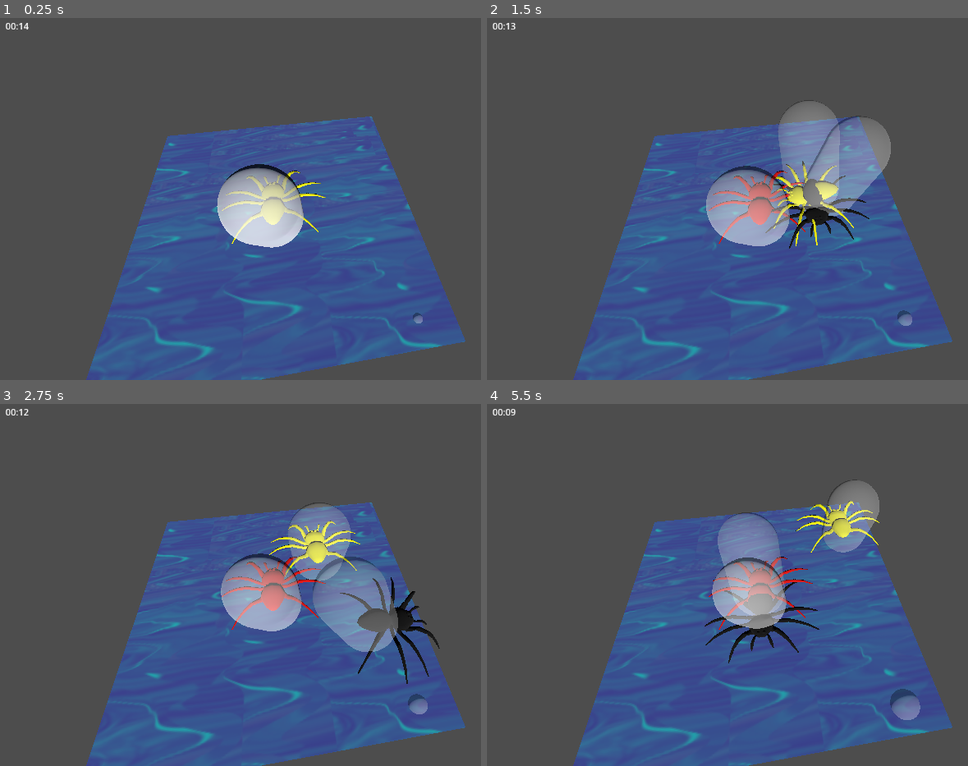
Above: before the commit, frames 1-4 (two rows, left to right).
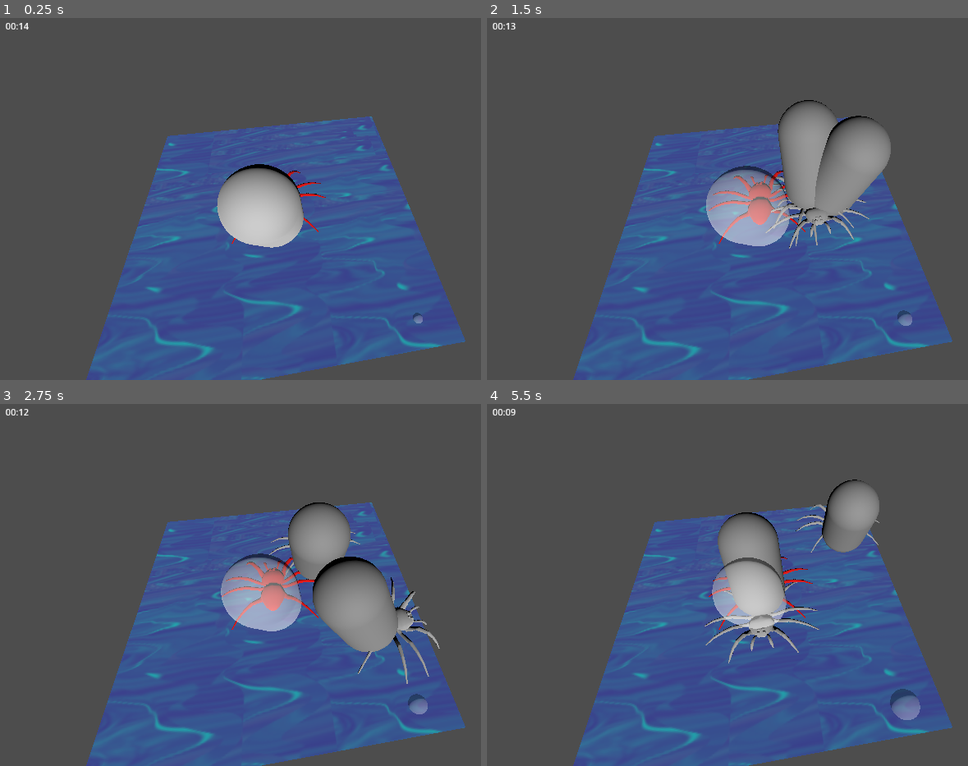
Above: after the commit, the same moments.

Repository: justfordoener/ggj_2025
Game: Godot game, scene res://scenes/level_coop.tscn
The game is run twice, just before and just after one commit, with the same random seed, the same clock (stepped at 60 frames per second) and the same inputs.
Inputs:
- Up to frame 1 (0.25 s): no input
- Up to frame 2 (1.5 s): hold Right (ui_right) 0.53-1.28 s; hold F 0.53-1.28 s; hold Down (ui_down) from 1.28 s (still down); tap H at 1.35 s
- Up to frame 3 (2.75 s): release Down (ui_down) at 2.03 s; hold Right (ui_right) from 2.03 s (still down); hold T from 2.03 s (still down)
- Up to frame 4 (5.5 s): release Right (ui_right) at 2.78 s; release T at 2.78 s; hold Up (ui_up) 2.78-3.53 s; tap G at 2.85 s; hold F 3.53-4.28 s; hold Left (ui_left) 3.53-5.03 s; tap H at 4.35 s; hold Down (ui_down) from 5.03 s (still down); hold T from 5.03 s (still down)

The runs differ from the first frame. In frame 1, 3.2% of the frame differs, in the area x 45-68%, y 40-64%; in frame 2, 5.0%; in frame 3, 6.0%, in the area x 55-92%, y 27-78%; in frame 4, 4.4%.
Error after the commit: Attempt to call function 'get_active_material' in base 'null instance' on a null instance. (res://scripts/spider2.gd:20)

Commit message:
collision fix for obstacles

Diff:
--- a/scenes/level_test.tscn
+++ b/scenes/level_test.tscn
@@ -6,6 +6,7 @@
 [ext_resource type="PackedScene" uid="uid://iey3ayvuv7r" path="res://scenes/spider_3.tscn" id="4_m6k3c"]
 [ext_resource type="PackedScene" uid="uid://csrdby87501h7" path="res://scenes/spider_4.tscn" id="5_aehma"]
 [ext_resource type="PackedScene" uid="uid://oge4drkjke1h" path="res://scenes/timer.tscn" id="6_o1v6f"]
+[ext_resource type="PackedScene" uid="uid://sdmlr3kuybxu" path="res://scenes/obstacle.tscn" id="7_d4kxs"]
 
 [sub_resource type="PlaneMesh" id="PlaneMesh_b2i4f"]
 
@@ -35,15 +36,25 @@
 
 [node name="spider1" parent="." instance=ExtResource("2_cnn5f")]
 transform = Transform3D(0.2, 0, 0, 0, 0.2, 0, 0, 0, 0.2, 0.150087, 0.1, -0.653281)
+collision_layer = 1
 
-[node name="spider" parent="." instance=ExtResource("3_0s65w")]
+[node name="spider4" parent="." instance=ExtResource("3_0s65w")]
 transform = Transform3D(0.2, 0, 0, 0, 0.2, 0, 0, 0, 0.2, -1.036, 0.1, -0.866616)
+collision_layer = 1
+player_num = "4"
 
 [node name="spider2" parent="." instance=ExtResource("4_m6k3c")]
 transform = Transform3D(0.2, 0, 0, 0, 0.2, 0, 0, 0, 0.2, 0.105021, 0.1, 1.36308)
+collision_layer = 1
+player_num = "2"
 
 [node name="spider3" parent="." instance=ExtResource("5_aehma")]
 transform = Transform3D(0.2, 0, 0, 0, 0.2, 0, 0, 0, 0.2, -1.62931, 0.1, 0.120394)
+collision_layer = 1
+player_num = "3"
 
 [node name="game timer" parent="." instance=ExtResource("6_o1v6f")]
 start_time_seconds = 30
+
+[node name="obstacle" parent="." instance=ExtResource("7_d4kxs")]
+transform = Transform3D(1, 0, 0, 0, 1, 0, 0, 0, 1, 2.00129, 0.216251, 0.422112)
--- a/scenes/obstacle.tscn
+++ b/scenes/obstacle.tscn
@@ -4,13 +4,12 @@
 
 [sub_resource type="BoxShape3D" id="BoxShape3D_qs2ch"]
 
-[node name="obstacle" type="Node3D"]
-transform = Transform3D(1, 0, 0, 0, 0.5, 0, 0, 0, 0.2, -0.011177, 0.216251, 5.96046e-08)
+[node name="obstacle" type="StaticBody3D"]
+transform = Transform3D(1, 0, 0, 0, 1, 0, 0, 0, 1, -0.011177, 0.216251, 5.96046e-08)
+collision_mask = 0
 
 [node name="MeshInstance3D" type="MeshInstance3D" parent="."]
 mesh = SubResource("BoxMesh_gsv30")
 
-[node name="Area3D" type="Area3D" parent="."]
-
-[node name="CollisionShape3D" type="CollisionShape3D" parent="Area3D"]
+[node name="CollisionShape3D" type="CollisionShape3D" parent="."]
 shape = SubResource("BoxShape3D_qs2ch")
--- a/scenes/spider.tscn
+++ b/scenes/spider.tscn
@@ -2,6 +2,10 @@
 
 [ext_resource type="Script" path="res://scripts/spider.gd" id="1_8qg34"]
 [ext_resource type="PackedScene" uid="uid://c2q18hxffjxqq" path="res://scenes/breath.tscn" id="2_68h4s"]
+
+[sub_resource type="SphereShape3D" id="SphereShape3D_wh407"]
+margin = 0.0
+radius = 1.0
 
 [sub_resource type="StandardMaterial3D" id="StandardMaterial3D_hddct"]
 resource_name = "lambert1"
@@ -43,28 +47,28 @@
 blend_shape_mode = 0
 shadow_mesh = SubResource("ArrayMesh_v1g0t")
 
-[sub_resource type="SphereShape3D" id="SphereShape3D_wh407"]
-margin = 0.0
-radius = 1.0
-
-[node name="spider" type="Node3D"]
+[node name="spider" type="CharacterBody3D"]
 transform = Transform3D(0.2, 0, 0, 0, 0.2, 0, 0, 0, 0.2, 0, 0.1, 0)
+collision_layer = 2
 script = ExtResource("1_8qg34")
 color = Color(0.905219, 0.000437557, 0.000239884, 1)
 
-[node name="geo_spider_low" type="MeshInstance3D" parent="."]
-transform = Transform3D(-2.18557e-06, 0, 50, 0, 50, 0, -50, 0, -2.18557e-06, 0, 0, 0)
-mesh = SubResource("ArrayMesh_3atkg")
-skeleton = NodePath("")
+[node name="CollisionShape3D" type="CollisionShape3D" parent="."]
+shape = SubResource("SphereShape3D_wh407")
 
 [node name="breath" parent="." instance=ExtResource("2_68h4s")]
 transform = Transform3D(1, 0, 0, 0, 0.929152, -0.369698, 0, 0.369698, 0.929152, 0, 1.294, 1.10945)
 
 [node name="Area3D" type="Area3D" parent="."]
 collision_layer = 2
-collision_mask = 7
+collision_mask = 6
 
-[node name="CollisionShape3D" type="CollisionShape3D" parent="Area3D"]
+[node name="CollisionShape3D2" type="CollisionShape3D" parent="Area3D"]
 shape = SubResource("SphereShape3D_wh407")
 
+[node name="geo_spider_low" type="MeshInstance3D" parent="Area3D/CollisionShape3D2"]
+transform = Transform3D(-2.18557e-06, 0, 50, 0, 50, 0, -50, 0, -2.18557e-06, 0, 0, 0)
+mesh = SubResource("ArrayMesh_3atkg")
+skeleton = NodePath("")
+
 [connection signal="area_entered" from="Area3D" to="." method="_on_area_entered"]
--- a/scripts/spider.gd
+++ b/scripts/spider.gd
@@ -1,6 +1,6 @@
 """Spider 3 - (Wise William)"""
 
-extends Node3D
+extends CharacterBody3D
 
 @export var speed = 0.5
 @export var rotation_speed = 1
@@ -9,6 +9,8 @@
 @export var player_num : String = "1"
 @export var spider_name = "unnamed spider"
 @export var color : Color
+
+@onready var spider_mesh = $Area3D/CollisionShape3D2/geo_spider_low
 @onready var bubble : Node3D = $breath
 @onready var own_area : Area3D = $Area3D
 
@@ -20,9 +22,9 @@
 # Called when the node enters the scene tree for the first time.
 func _ready() -> void:
 	# Spider has team color
-	var material_spider = ($geo_spider_low.get_active_material(0)).duplicate()
+	var material_spider = (spider_mesh.get_active_material(0)).duplicate()
 	material_spider.albedo_color = color
-	$geo_spider_low.set_surface_override_material(0, material_spider)
+	spider_mesh.set_surface_override_material(0, material_spider)
 	# spider_bubble white
 	var material_bubble = StandardMaterial3D.new()
 	material_bubble.transparency = BaseMaterial3D.TRANSPARENCY_ALPHA
@@ -37,6 +39,15 @@
 
 
 func _move(delta : float):
+
+	var dir = Vector3()
+	dir.x = Input.get_axis(player_num + "_move_left", player_num + "_move_right")
+	dir.z = Input.get_axis(player_num + "_move_up", player_num + "_move_down")
+
+	# Limit the input to a length of 1. length_squared is faster to check.
+	if dir.length_squared() > 1:
+		dir /= dir.length()
+
 	direction = Vector3.ZERO
 	if Input.is_action_pressed(player_num + "_move_right"):
 		direction += Vector3(1,0,0)
@@ -46,10 +57,14 @@
 		direction -= Vector3(0,0,1)
 	if Input.is_action_pressed(player_num + "_move_down"):
 		direction += Vector3(0,0,1)
-	position += direction * speed * delta
+	#position += direction * speed * delta
 	if direction != Vector3.ZERO:
 		look_at(global_position + direction, Vector3.UP)
+		velocity = direction
+	else:
+		velocity = Vector3.ZERO
 	#rotate_object_local(Vector3(0,1,0), delta * look_around_speed)
+	move_and_slide()
 
 func add_air(value : float):
 	air += value
@@ -67,6 +82,3 @@
 		var new_air = collided_bubble.absorb_bubble()
 		print(spider_name + " absorbed a bubble.")
 		add_air(new_air)
-	if area.collision_layer & 2:
-		var player = area.get_parent()
-		print("*" + spider_name + " meets " + player.spider_name + "*")
Not shown: 1 places in scenes/level_test.tscn that only renumber resources
